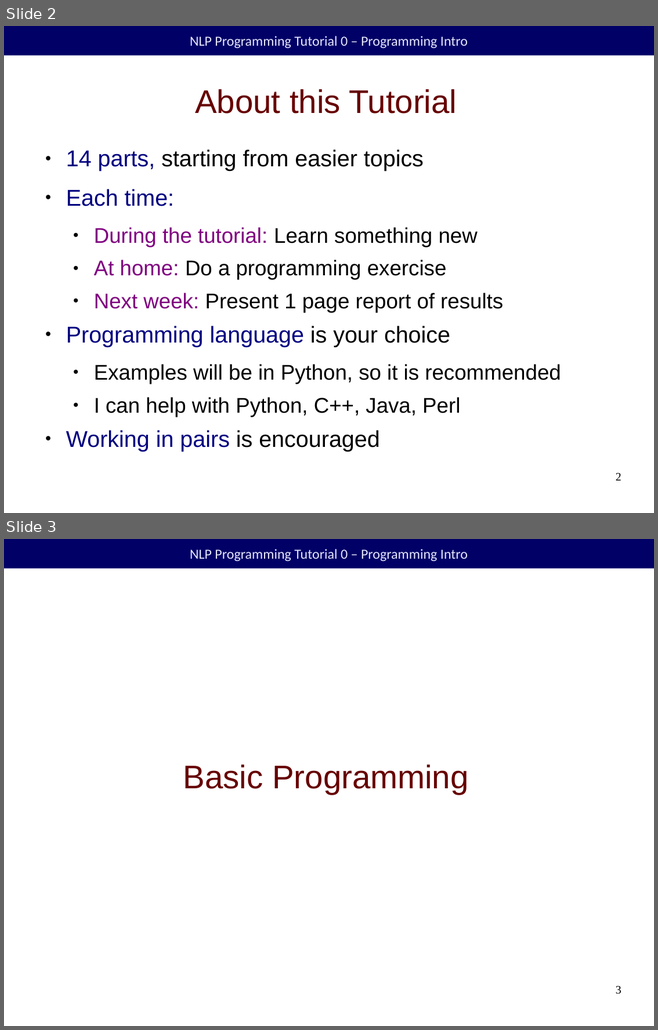
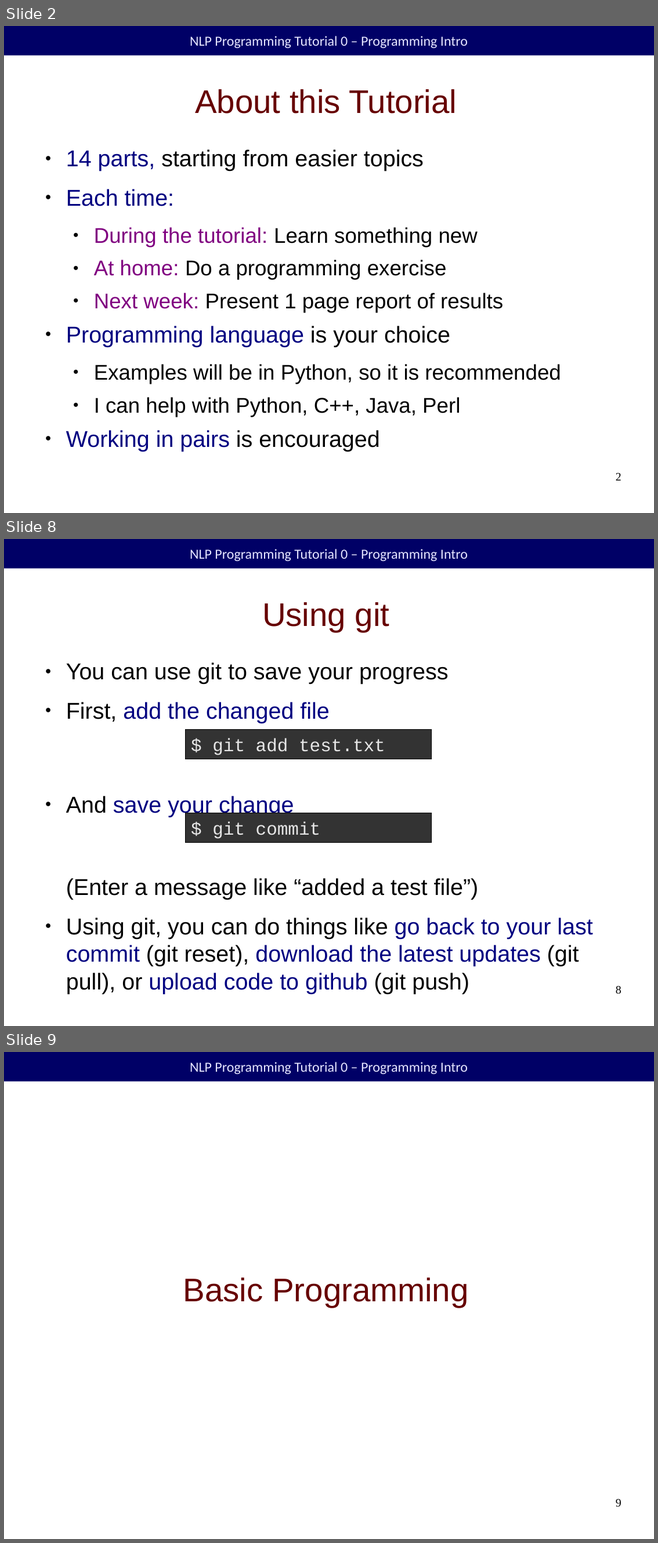
Before and after one commit to duffrind/nlppractice, a slide deck: 00-intro/nlp-programming-en-00-intro.odp. Shown one above the other, each under a label of ours: slides 2 and 3 before the commit, slides 2, 8 and 9 after it; the slides between them are not shown. The pictures are 658x1030 and 658x1543 pixels, drawn with LibreOffice and Linux fonts; fonts in the diff are those of the drawing; background and template pictures are left out. Boxes give left, top, right and bottom in pixels: in the first picture for what was removed or moved away, otherwise in the second. Text is boxed around its words. In the diff, an @@ line names an element or a change of style, - is before the commit and + after.

```diff
--- a/00-intro/nlp-programming-en-00-intro.odp
+++ b/00-intro/nlp-programming-en-00-intro.odp
@@ slide 8 added at (x1=4, y1=539, x2=654, y2=1026), background #FFFFFF; not listed: 1 template element that a slide beside it also shows @@
@@ title added at (x1=262, y1=602, x2=390, y2=632), 40 pt, text #660000 @@
+Using git
@@ text added at (x1=66, y1=663, x2=592, y2=994), 28 pt, text #000000 @@
+● You can use git to save your progress
+● First, add the changed file
+● And save your change
+  (Enter a message like “added a test file”)
+● Using git, you can do things like go back to your last commit (git reset), download the latest updates (git pull), or upload code to github (git push)
@@ rectangle added at (x1=185, y1=730, x2=431, y2=759), fill #333333, outline #000000 0 pt, 22 pt, text #E6E6E6 @@
+$ git add test.txt
@@ rectangle added at (x1=185, y1=813, x2=431, y2=842), fill #333333, outline #000000 0 pt, 22 pt, text #E6E6E6 @@
+$ git commit
@@ page number added at (x1=615, y1=986, x2=621, y2=994), 14 pt, text #000000 @@
+8
@@ what was slide 3 is now slide 9 @@
@@ page number at (x1=615, y1=1499, x2=621, y2=1507): text changed @@
-3
+9
```
Also in this commit, not shown: 2 slides changed, 4 other slides added, 4 other files.
